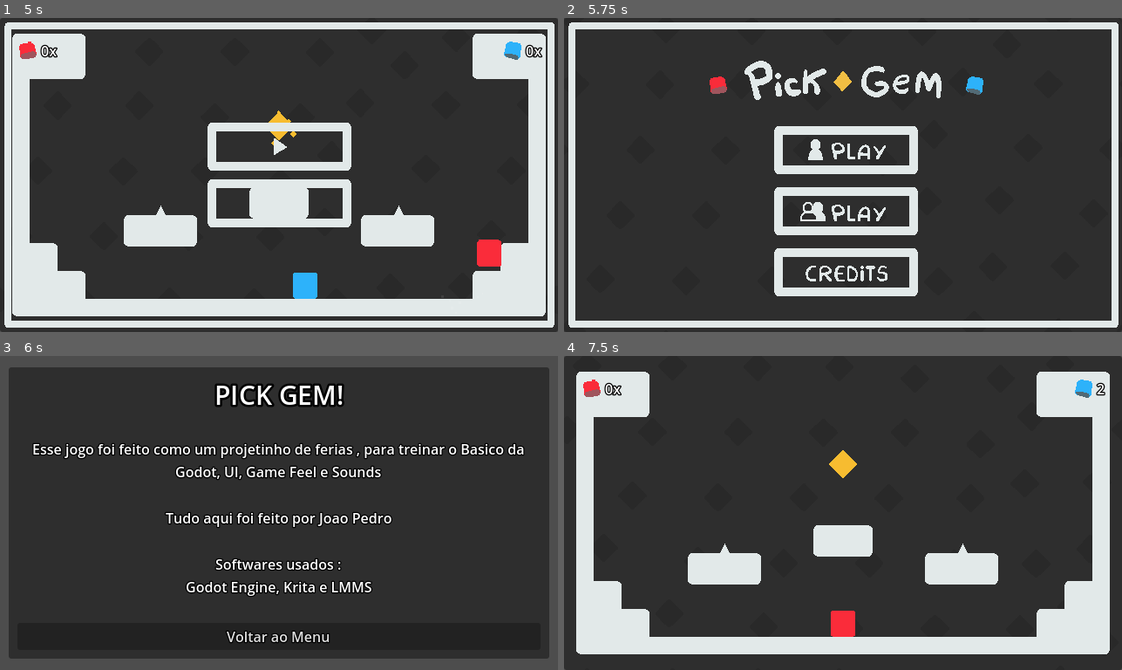
Above: before the commit, frames 1-4 (two rows, left to right).
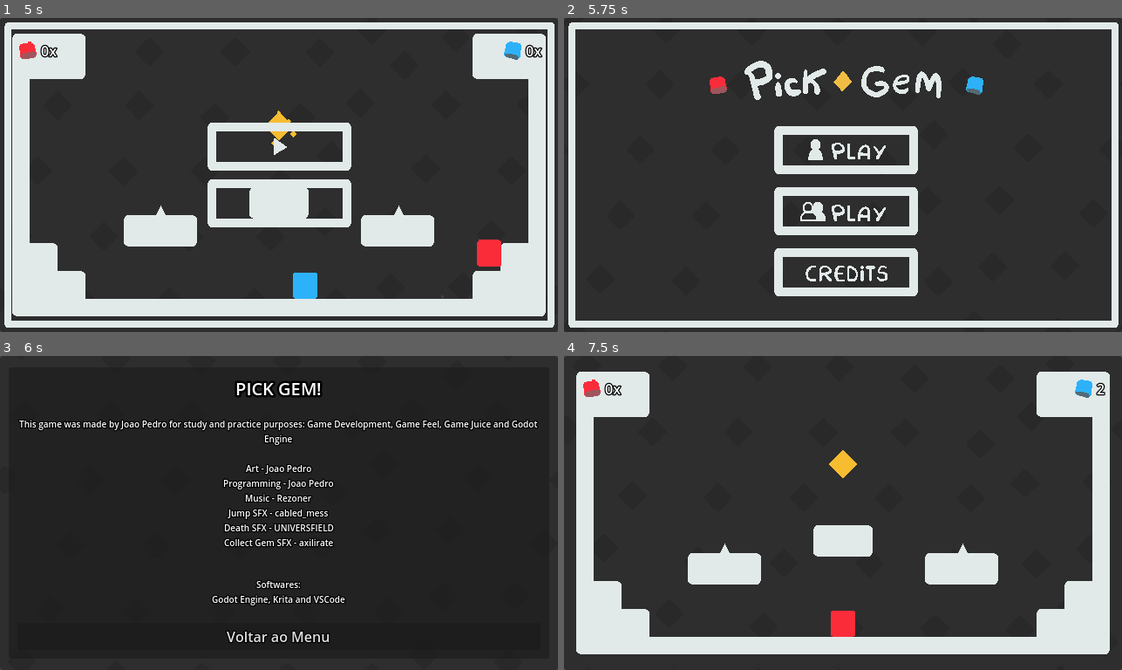
Above: after the commit, the same moments.

Repository: Juawo/PickGem
Game: Godot game, scene res://Scenes/UI/main_menu.tscn
The game is run twice, just before and just after one commit, with the same random seed, the same clock (stepped at 60 frames per second) and the same inputs.
Inputs (mouse positions are in pixels of both pictures, inside the frame that each line leads up to):
- Up to frame 1 (5 s): click (284, 209) at 0.5 s; tap Enter at 1.25 s; hold D (move_right_player1) 1.28-2.78 s; tap Left (move_left_player2) at 1.35, 3.6 s; tap W (move_up_player1) at 1.52, 2.27, 3.77, 4.52 s; tap Right (move_right_player2) at 2.1, 4.35 s; hold A (move_left_player1) 2.78-3.53 s; tap Up (move_up_player2) at 2.85 s; hold D (move_right_player1) from 3.53 s (still down); tap Escape (pause) at 4.9 s
- Up to frame 2 (5.75 s): release D (move_right_player1) at 5 s; click (843, 203) at 5 s
- Up to frame 3 (6 s): click (284, 610) at 5.75 s
- Up to frame 4 (7.5 s): click "Voltar ao Menu" at 6.5 s; click (848, 487) at 7.25 s

Frames 1-2 are identical in both runs. In frame 3, 21% of the frame differs, in the area x 0-100%, y 0-100%; in frame 4, nothing differs.

Commit message:
Finalizando ajustes e adicionando executaveis em windows e linux

Diff:
--- a/pickgemgame/Scenes/Levels/level_1.tscn
+++ b/pickgemgame/Scenes/Levels/level_1.tscn
@@ -47,6 +47,7 @@
 size_flags_horizontal = 1
 
 [node name="Pause_menu" parent="." instance=ExtResource("6_y2vxr")]
+z_index = 3
 offset_left = 320.0
 offset_top = 180.0
 offset_right = 320.0
--- a/pickgemgame/Scenes/UI/credits.tscn
+++ b/pickgemgame/Scenes/UI/credits.tscn
@@ -1,6 +1,7 @@
-[gd_scene load_steps=2 format=3 uid="uid://cd20tcqlwfkwb"]
+[gd_scene load_steps=3 format=3 uid="uid://cd20tcqlwfkwb"]
 
 [ext_resource type="Script" path="res://Scripts/ui_scripts/credits.gd" id="1_ogvau"]
+[ext_resource type="PackedScene" uid="uid://d233sja5ctuf5" path="res://Scenes/UI/background.tscn" id="2_g8xmj"]
 
 [node name="credits" type="Control"]
 layout_mode = 3
@@ -10,6 +11,9 @@
 grow_horizontal = 2
 grow_vertical = 2
 script = ExtResource("1_ogvau")
+
+[node name="background" parent="." instance=ExtResource("2_g8xmj")]
+layout_mode = 1
 
 [node name="MarginContainer" type="MarginContainer" parent="."]
 layout_mode = 1
@@ -38,13 +42,13 @@
 
 [node name="VBoxContainer" type="VBoxContainer" parent="MarginContainer/PanelContainer/MarginContainer"]
 layout_mode = 2
-theme_override_constants/separation = 30
+theme_override_constants/separation = 20
 
 [node name="Label" type="Label" parent="MarginContainer/PanelContainer/MarginContainer/VBoxContainer"]
 layout_mode = 2
 size_flags_vertical = 0
 theme_override_constants/outline_size = 10
-theme_override_font_sizes/font_size = 30
+theme_override_font_sizes/font_size = 20
 text = "PICK GEM!"
 horizontal_alignment = 1
 
@@ -52,24 +56,30 @@
 custom_minimum_size = Vector2(600, 0)
 layout_mode = 2
 theme_override_constants/outline_size = 5
-theme_override_font_sizes/font_size = 16
-text = "Esse jogo foi feito como um projetinho de ferias , para treinar o Basico da Godot, UI, Game Feel e Sounds"
+theme_override_font_sizes/font_size = 10
+text = "This game was made by Joao Pedro for study and practice purposes: Game Development, Game Feel, Game Juice and Godot Engine"
 horizontal_alignment = 1
 autowrap_mode = 2
 
 [node name="Label3" type="Label" parent="MarginContainer/PanelContainer/MarginContainer/VBoxContainer"]
 layout_mode = 2
 theme_override_constants/outline_size = 5
-theme_override_font_sizes/font_size = 16
-text = "Tudo aqui foi feito por Joao Pedro"
+theme_override_font_sizes/font_size = 10
+text = "Art - Joao Pedro
+Programming - Joao Pedro
+Music - Rezoner
+Jump SFX - cabled_mess
+Death SFX - UNIVERSFIELD
+Collect Gem SFX - axilirate"
 horizontal_alignment = 1
 
 [node name="Label4" type="Label" parent="MarginContainer/PanelContainer/MarginContainer/VBoxContainer"]
 layout_mode = 2
 size_flags_vertical = 10
 theme_override_constants/outline_size = 5
-text = "Softwares usados :
-Godot Engine, Krita e LMMS"
+theme_override_font_sizes/font_size = 10
+text = "Softwares:
+Godot Engine, Krita and VSCode"
 horizontal_alignment = 1
 
 [node name="return_button" type="Button" parent="MarginContainer/PanelContainer/MarginContainer/VBoxContainer"]
--- a/pickgemgame/Scenes/UI/game_over.tscn
+++ b/pickgemgame/Scenes/UI/game_over.tscn
@@ -1,8 +1,9 @@
-[gd_scene load_steps=4 format=3 uid="uid://btq3rq4jlym2v"]
+[gd_scene load_steps=5 format=3 uid="uid://btq3rq4jlym2v"]
 
 [ext_resource type="Script" path="res://Scripts/ui_scripts/game_over.gd" id="1_fgcka"]
 [ext_resource type="Texture2D" uid="uid://bwi37xaihexes" path="res://Assets/UI_Menu/UI_Player1.png" id="1_vqq0b"]
 [ext_resource type="Texture2D" uid="uid://dy0jhhq84q37s" path="res://Assets/UI_Menu/UI_Player2.png" id="2_5fquv"]
+[ext_resource type="PackedScene" uid="uid://d233sja5ctuf5" path="res://Scenes/UI/background.tscn" id="2_nxd8x"]
 
 [node name="game_over" type="Control"]
 layout_mode = 3
@@ -12,6 +13,9 @@
 grow_horizontal = 2
 grow_vertical = 2
 script = ExtResource("1_fgcka")
+
+[node name="background" parent="." instance=ExtResource("2_nxd8x")]
+layout_mode = 1
 
 [node name="margin_container_content" type="MarginContainer" parent="."]
 layout_mode = 1
--- a/pickgemgame/Scenes/UI/pause_menu.tscn
+++ b/pickgemgame/Scenes/UI/pause_menu.tscn
@@ -26,6 +26,7 @@
 script = ExtResource("1_fedhl")
 
 [node name="blur_bg" type="ColorRect" parent="."]
+texture_filter = 1
 material = SubResource("ShaderMaterial_jav2n")
 layout_mode = 1
 anchors_preset = 15
--- a/pickgemgame/Scenes/sound_effects/sound_death.tscn
+++ b/pickgemgame/Scenes/sound_effects/sound_death.tscn
@@ -4,3 +4,4 @@
 
 [node name="sound_death" type="AudioStreamPlayer"]
 stream = ExtResource("1_voq6i")
+volume_db = 5.0
--- a/pickgemgame/Scripts/ui_scripts/game_over.gd
+++ b/pickgemgame/Scripts/ui_scripts/game_over.gd
@@ -8,6 +8,7 @@
 var main_menu_scene = preload("res://Scenes/UI/main_menu.tscn")
 
 func _ready() -> void:
+	BgSoundtrackGlobal.play_music_level(-5.0)
 	players_score()
 	player_wins()
 
--- a/pickgemgame/Scripts/ui_scripts/main_menu.gd
+++ b/pickgemgame/Scripts/ui_scripts/main_menu.gd
@@ -1,4 +1,7 @@
 extends Control
+
+func _ready() -> void:
+	BgSoundtrackGlobal.play_music_level(-5.0)
 
 func _on_single_play_button_pressed() -> void:
 	players_data.multiplayer_on = false
--- a/pickgemgame/icon.svg
+++ /dev/null
@@ -1 +0,0 @@
-<svg xmlns="http://www.w3.org/2000/svg" width="128" height="128"><rect width="124" height="124" x="2" y="2" fill="#363d52" stroke="#212532" stroke-width="4" rx="14"/><g fill="#fff" transform="translate(12.322 12.322)scale(.101)"><path d="M105 673v33q407 354 814 0v-33z"/><path fill="#478cbf" d="m105 673 152 14q12 1 15 14l4 67 132 10 8-61q2-11 15-15h162q13 4 15 15l8 61 132-10 4-67q3-13 15-14l152-14V427q30-39 56-81-35-59-83-108-43 20-82 47-40-37-88-64 7-51 8-102-59-28-123-42-26 43-46 89-49-7-98 0-20-46-46-89-64 14-123 42 1 51 8 102-48 27-88 64-39-27-82-47-48 49-83 108 26 42 56 81zm0 33v39c0 276 813 276 814 0v-39l-134 12-5 69q-2 10-14 13l-162 11q-12 0-16-11l-10-65H446l-10 65q-4 11-16 11l-162-11q-12-3-14-13l-5-69z"/><path d="M483 600c0 34 58 34 58 0v-86c0-34-58-34-58 0z"/><circle cx="725" cy="526" r="90"/><circle cx="299" cy="526" r="90"/></g><g fill="#414042" transform="translate(12.322 12.322)scale(.101)"><circle cx="307" cy="532" r="60"/><circle cx="717" cy="532" r="60"/></g></svg>
--- a/pickgemgame/project.godot
+++ b/pickgemgame/project.godot
@@ -11,10 +11,11 @@
 [application]
 
 config/name="PickGemGame"
+config/description="Jogo plataforma single ou multiplayer local, pegue a gema e descubra uma nova fase!"
 config/version="1.0.0"
 run/main_scene="res://Scenes/UI/main_menu.tscn"
 config/features=PackedStringArray("4.3", "GL Compatibility")
-config/icon="res://icon.svg"
+config/icon="res://logo.png"
 
 [autoload]
 
Not shown, added: pickgemgame/export_presets.cfg
Not shown, removed: pickgemgame/icon.svg.import
Binary file added: pickgemgame/logo.png
Not shown, added: pickgemgame/logo.png.import
Not shown, added: pickgemgame/Assets/Krita_files/PickGem-Idea.kra-autosave.kra
Not shown, added: pickgemgame/PickGem.exe
Not shown, added: pickgemgame/PickGem.x86_64
